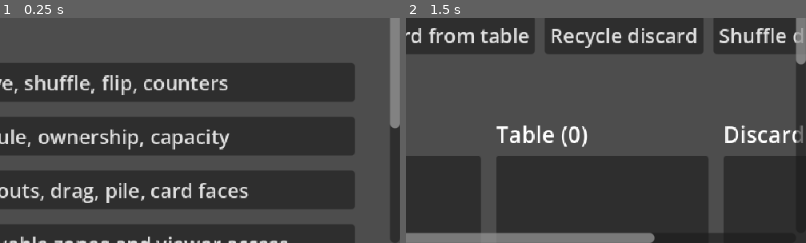
Above: before the commit, frames 1-2 (left to right).
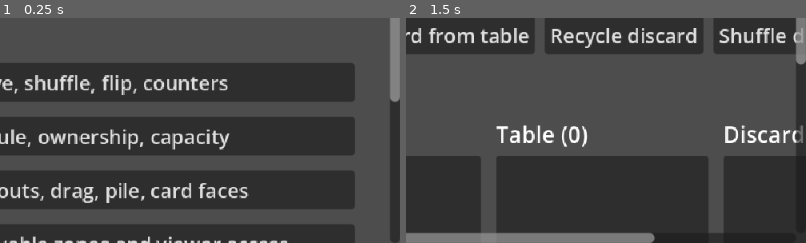
Above: after the commit, the same moments.

Repository: Dragonboon/Deckit
Game: Godot game, scene res://examples/labs/lab_hub.tscn
Same seed, same stepped clock (60 frames per second), same inputs: the game is played once before the commit and once after it. The project has no main scene, so this scene is started directly.
Inputs:
- Up to frame 1 (0.25 s): no input
- Up to frame 2 (1.5 s): click "← All labs" at 0.5 s; click "01 Zone flow: draw, move, shu…" at 1.25 s
The pictures show only the part of the screen within x 50-100%, y 50-100%; the shares and areas given below are measured in that part.

The runs differ from the first frame. In frame 1, 0.3% of the frame differs, in the area x 97-100%, y 36-49%; in frame 2, nothing differs.

Commit message:
feat(deckit): add generic targets, conditional effects and action sequences

Diff:
--- /dev/null
+++ b/examples/labs/actions_lab.gd
@@ -0,0 +1,132 @@
+## Scenario policy lives here; the reusable add-on remains rule-neutral.
+extends Control
+
+var game := DeckitGameState.new()
+var selected := DeckitTargetSelection.new(1)
+var source := DeckitCardZone.new(&"hand", &"demo")
+var table := DeckitCardZone.new(&"table", &"demo")
+var status: Label
+var cards_list: ItemList
+var condition := DeckitTagCondition.new()
+
+
+func _ready() -> void:
+	var page := DeckitLabUI.page(
+		self, "05 • Targets & Effects",
+		"Select a card, then apply generic effects or a checked two-step sequence. Tagged restrictions belong to an optional condition."
+	)
+	var controls := DeckitLabUI.controls(page)
+	DeckitLabUI.button(controls, "Add counter", _effect.bind(false))
+	DeckitLabUI.button(controls, "Toggle face", _effect.bind(true))
+	DeckitLabUI.button(controls, "Conditional counter", _conditional)
+	DeckitLabUI.button(controls, "Move + counter sequence", _sequence)
+	DeckitLabUI.button(controls, "Reset", _reset)
+	cards_list = ItemList.new()
+	cards_list.custom_minimum_size = Vector2(560, 200)
+	cards_list.item_selected.connect(_select)
+	page.add_child(cards_list)
+	status = DeckitLabUI.info(page, "")
+	game.action_applied.connect(_on_applied)
+	game.action_rejected.connect(_on_rejected)
+	condition.tag = "eligible"
+	_reset()
+
+
+func _reset() -> void:
+	game.zones.clear()
+	source.cards.clear()
+	table.cards.clear()
+	game.register_zone(source)
+	game.register_zone(table)
+	selected.clear()
+	for index in range(3):
+		var definition := DeckitCardDefinition.new()
+		definition.card_id = StringName("demo-%d" % index)
+		definition.display_name = "Sample %d" % (index + 1)
+		definition.tags = PackedStringArray(["eligible"] if index != 1 else ["restricted"])
+		var card := DeckitCardInstance.new(definition, StringName("instance-%d" % index))
+		source.add_card(card)
+	status.text = "Select a card. The middle card lacks the eligible tag."
+	_refresh()
+
+
+func _select(index: int) -> void:
+	if index < source.size():
+		selected.clear()
+		selected.select(game, &"hand", source.cards[index].instance_id)
+
+
+func _get_target() -> DeckitCardTarget:
+	var target := selected.first()
+	if target == null or target.resolve(game) == null:
+		status.text = "Select a card still present in the hand."
+		return null
+	return target
+
+
+func _make_counter(target: DeckitCardTarget) -> DeckitEffectAction:
+	var effect := DeckitCounterEffect.new()
+	effect.counter_key = &"charge"
+	effect.delta = 1
+	return DeckitEffectAction.new().configure(effect, target, &"demo")
+
+
+func _effect(toggle_face: bool) -> void:
+	var target := _get_target()
+	if target == null:
+		return
+	var action: DeckitEffectAction
+	if toggle_face:
+		action = DeckitEffectAction.new().configure(DeckitFaceEffect.new(), target, &"demo")
+	else:
+		action = _make_counter(target)
+	game.perform(action)
+	_refresh()
+
+
+func _conditional() -> void:
+	var target := _get_target()
+	if target == null:
+		return
+	var action := _make_counter(target)
+	action.conditions.append(condition)
+	game.perform(action)
+	_refresh()
+
+
+func _sequence() -> void:
+	var target := _get_target()
+	if target == null:
+		return
+	var sequence := DeckitActionSequence.new()
+	sequence.add_step(DeckitCardAction.new(&"hand", &"table", target.instance_id, &"demo"))
+	sequence.add_step(_make_counter(DeckitCardTarget.new(&"table", target.instance_id)))
+	var result: bool = sequence.execute(game)
+	status.text = "Sequence %s; %d applied; failed index %d." % [
+		"accepted" if result else "stopped", sequence.executed_count, sequence.failed_step
+	]
+	selected.clear()
+	_refresh()
+
+
+func _on_applied(action: DeckitCardAction) -> void:
+	status.text = "Applied action on %s." % action.card_instance_id
+
+
+func _on_rejected(action: DeckitCardAction) -> void:
+	status.text = "Rejected action on %s; rules or conditions did not allow it." % action.card_instance_id
+
+
+func _refresh() -> void:
+	cards_list.clear()
+	for index in range(source.size()):
+		var card := source.cards[index]
+		cards_list.add_item("%s | %s | charge:%d | face:%s" % [
+			card.definition.display_name,
+			card.definition.tags[0],
+			card.get_counter(&"charge"),
+			"up" if card.face_up else "down"
+		])
+		var target := selected.first()
+		if target != null and target.instance_id == card.instance_id:
+			cards_list.select(index)
--- /dev/null
+++ b/examples/labs/actions_lab.tscn
@@ -0,0 +1,12 @@
+[gd_scene load_steps=2 format=3]
+
+[ext_resource type="Script" path="res://examples/labs/actions_lab.gd" id="1_script"]
+
+[node name="ActionsLab" type="Control"]
+layout_mode = 3
+anchors_preset = 15
+anchor_right = 1.0
+anchor_bottom = 1.0
+grow_horizontal = 2
+grow_vertical = 2
+script = ExtResource("1_script")
--- a/examples/labs/lab_hub.gd
+++ b/examples/labs/lab_hub.gd
@@ -11,6 +11,7 @@
 	DeckitLabUI.button(page, "02  Rule gates: optional rule, ownership, capacity", _open.bind("rule_gate_lab"))
 	DeckitLabUI.button(page, "03  Visual components: layouts, drag, pile, card faces", _open.bind("legacy_ui_lab"))
 	DeckitLabUI.button(page, "04  State + presentation: observable zones and viewer access", _open.bind("presenter_lab"))
+	DeckitLabUI.button(page, "05  Targets, effects, conditions and sequences", _open.bind("actions_lab"))
 	DeckitLabUI.info(
 		page,
 		"Start each lab independently; use the All labs button to return. Labs 01–02 exercise the headless core; 03 tests legacy nodes; 04 uses the optional new presenter without game rules."
--- /dev/null
+++ b/tests/headless/test_actions.gd
@@ -0,0 +1,62 @@
+extends SceneTree
+
+var passed := 0
+var failed := 0
+
+
+func _initialize() -> void:
+	call_deferred("_run")
+
+
+func _check(ok: bool, label: String) -> void:
+	if ok:
+		passed += 1
+	else:
+		failed += 1
+		push_error("[Deckit actions] " + label)
+
+
+func _run() -> void:
+	var game := DeckitGameState.new()
+	var hand := DeckitCardZone.new(&"hand")
+	var table := DeckitCardZone.new(&"table")
+	_check(game.register_zone(hand) and game.register_zone(table), "Zone registration")
+	var definition := DeckitCardDefinition.new()
+	definition.card_id = &"test"
+	definition.tags = PackedStringArray(["allowed"])
+	var first := DeckitCardInstance.new(definition, &"copy-1")
+	var second := DeckitCardInstance.new(definition, &"copy-2")
+	_check(hand.add_card(first) and hand.add_card(second), "Add instances")
+	var selection := DeckitTargetSelection.new(1)
+	_check(selection.select(game, &"hand", &"copy-1"), "Select valid card")
+	_check(not selection.select(game, &"hand", &"copy-2"), "Selection limit")
+	_check(not selection.select(game, &"hand", &"copy-1"), "Duplicate selection")
+	var counter := DeckitCounterEffect.new()
+	counter.counter_key = &"charge"
+	counter.delta = 2
+	var target := selection.first()
+	var action := DeckitEffectAction.new().configure(counter, target)
+	_check(game.perform(action), "Apply counter effect")
+	_check(first.get_counter(&"charge") == 2 and second.get_counter(&"charge") == 0, "Target isolated")
+	var tag := DeckitTagCondition.new()
+	tag.tag = "allowed"
+	action.conditions.append(tag)
+	_check(game.perform(action) and first.get_counter(&"charge") == 4, "Permitted conditional effect")
+	tag.tag = "missing"
+	_check(not game.perform(action) and first.get_counter(&"charge") == 4, "Denied effect unchanged")
+	var face := DeckitFaceEffect.new()
+	var flip := DeckitEffectAction.new().configure(face, target)
+	_check(game.perform(flip) and first.face_up, "Toggle face")
+	var sequence := DeckitActionSequence.new()
+	_check(sequence.add_step(DeckitCardAction.new(&"hand", &"table", &"copy-1")), "Append move")
+	_check(sequence.add_step(DeckitEffectAction.new().configure(counter, DeckitCardTarget.new(&"table", &"copy-1"))), "Append counter")
+	_check(sequence.execute(game) and sequence.executed_count == 2, "Sequence succeeds")
+	_check(hand.size() == 1 and table.size() == 1 and first.get_counter(&"charge") == 6, "Sequence state")
+	_check(target.resolve(game) == null, "Target becomes stale after move")
+	var partial := DeckitActionSequence.new()
+	partial.add_step(DeckitCardAction.new(&"hand", &"table", &"copy-2"))
+	partial.add_step(DeckitCardAction.new(&"hand", &"table", &"copy-2"))
+	_check(not partial.execute(game) and partial.executed_count == 1 and partial.failed_step == 1, "Stops on failed step")
+	_check(hand.is_empty() and table.size() == 2, "Explicit non-transactional semantics")
+	print("[Deckit actions] %d passed, %d failed" % [passed, failed])
+	quit(0 if failed == 0 else 1)
Not shown, added: addons/deckit/src/actions/action_sequence.gd
Not shown, added: addons/deckit/src/actions/card_condition.gd
Not shown, added: addons/deckit/src/actions/card_effect.gd
Not shown, added: addons/deckit/src/actions/card_target.gd
Not shown, added: addons/deckit/src/actions/counter_effect.gd
Not shown, added: addons/deckit/src/actions/effect_action.gd
Not shown, added: addons/deckit/src/actions/face_effect.gd
Not shown, added: addons/deckit/src/actions/tag_condition.gd
Not shown, added: addons/deckit/src/actions/target_selection.gd
Not shown, changed: README.md
Not shown, added: docs/ACTIONS_AND_EFFECTS.md
Not shown, changed: docs/EXAMPLE_LABS.md
